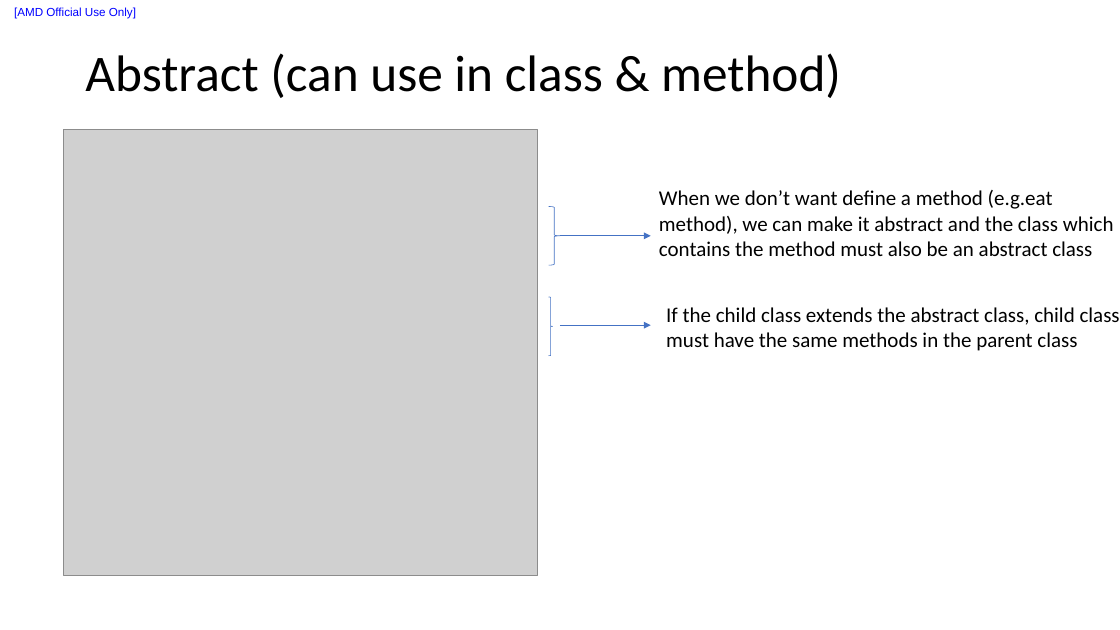
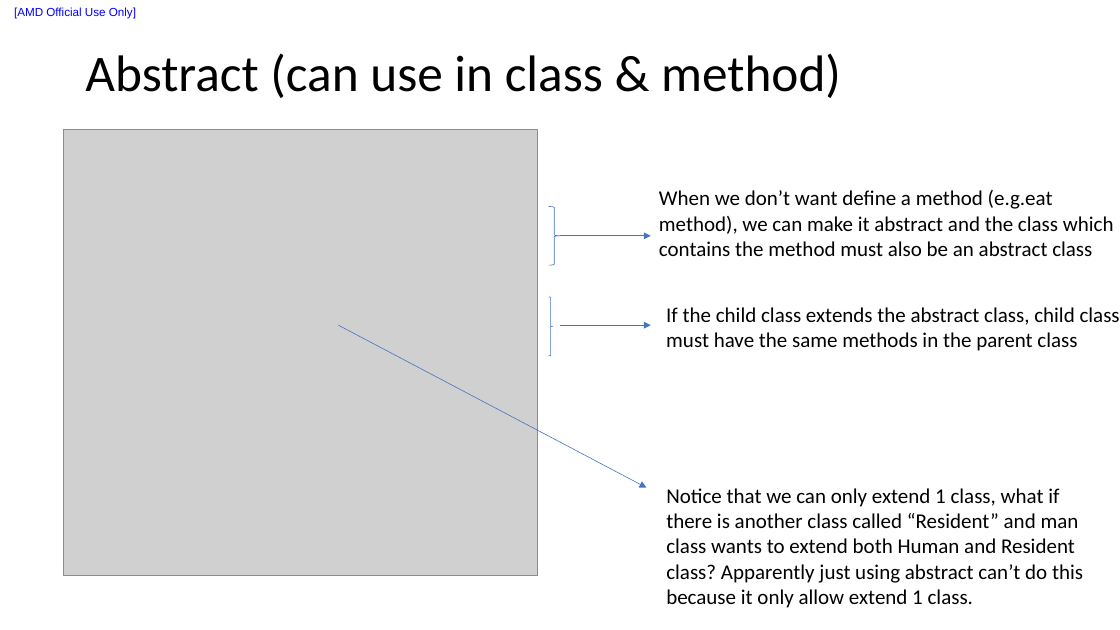
Before and after one commit to liuxu-github-ui/Java, a slide deck: slide 11 of Java_notes.pptx. Drawn at 1120x630 pixels with LibreOffice and Linux fonts; fonts in the diff are those of the drawing; grey boxes stand for pictures. Boxes give left, top, right and bottom in pixels: in the first picture for what was removed or moved away, otherwise in the second. Text is boxed around its words. In the diff, an @@ line names an element or a change of style, - is before the commit and + after.

```diff
--- a/Java_notes.pptx
+++ b/Java_notes.pptx
@@ arrow added from (339, 325) to (647, 488), #4472C4 0.5 pt @@
@@ text added at bbox=[666, 488, 1083, 608], 18 pt, text #000000 @@
+Notice that we can only extend 1 class, what if there is another class called “Resident” and man class wants to extend both Human and Resident class? Apparently just using abstract can’t do this because it only allow extend 1 class.
```
Also in this commit, not shown: 4 slides added.
